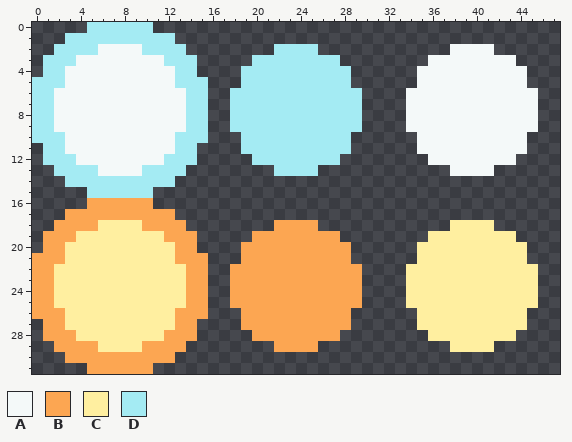
One commit to this pixel-art sprite: source/assets/textures/icon.png. This is how it looked before the edit.
The file is 48x32 pixels.
Palette (. is transparent): A #f4f9f9  B #fca652  C #ffefa0  D #a4ebf3
Pixels before, first column x 0:
 0 .....DDDDDD...................................
 1 ...DDDDDDDDDD.................................
 2 ..DDDDAAAADDDD........DDDD............AAAA....
 3 .DDDAAAAAAAADDD.....DDDDDDDD........AAAAAAAA..
 4 .DDAAAAAAAAAADD....DDDDDDDDDD......AAAAAAAAAA.
 5 DDDAAAAAAAAAADDD...DDDDDDDDDD......AAAAAAAAAA.
 6 DDAAAAAAAAAAAADD..DDDDDDDDDDDD....AAAAAAAAAAAA
 7 DDAAAAAAAAAAAADD..DDDDDDDDDDDD....AAAAAAAAAAAA
 8 DDAAAAAAAAAAAADD..DDDDDDDDDDDD....AAAAAAAAAAAA
 9 DDAAAAAAAAAAAADD..DDDDDDDDDDDD....AAAAAAAAAAAA
10 DDDAAAAAAAAAADDD...DDDDDDDDDD......AAAAAAAAAA.
11 .DDAAAAAAAAAADD....DDDDDDDDDD......AAAAAAAAAA.
12 .DDDAAAAAAAADDD.....DDDDDDDD........AAAAAAAA..
13 ..DDDDAAAADDDD........DDDD............AAAA....
14 ...DDDDDDDDDD.................................
15 .....DDDDDD...................................
16 .....BBBBBB...................................
17 ...BBBBBBBBBB.................................
18 ..BBBBCCCCBBBB........BBBB............CCCC....
19 .BBBCCCCCCCCBBB.....BBBBBBBB........CCCCCCCC..
20 .BBCCCCCCCCCCBB....BBBBBBBBBB......CCCCCCCCCC.
21 BBBCCCCCCCCCCBBB...BBBBBBBBBB......CCCCCCCCCC.
22 BBCCCCCCCCCCCCBB..BBBBBBBBBBBB....CCCCCCCCCCCC
23 BBCCCCCCCCCCCCBB..BBBBBBBBBBBB....CCCCCCCCCCCC
24 BBCCCCCCCCCCCCBB..BBBBBBBBBBBB....CCCCCCCCCCCC
25 BBCCCCCCCCCCCCBB..BBBBBBBBBBBB....CCCCCCCCCCCC
26 BBBCCCCCCCCCCBBB...BBBBBBBBBB......CCCCCCCCCC.
27 .BBCCCCCCCCCCBB....BBBBBBBBBB......CCCCCCCCCC.
28 .BBBCCCCCCCCBBB.....BBBBBBBB........CCCCCCCC..
29 ..BBBBCCCCBBBB........BBBB............CCCC....
30 ...BBBBBBBBBB.................................
31 .....BBBBBB...................................
The result:
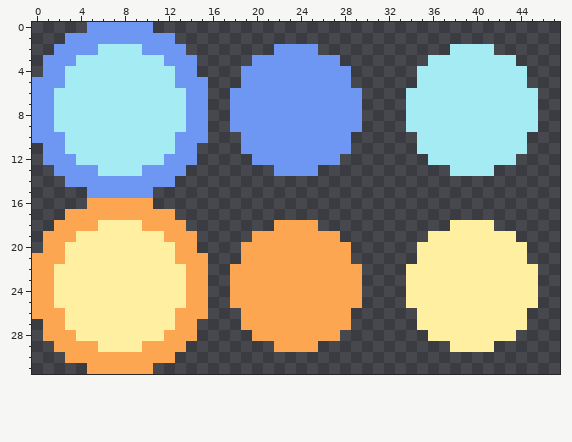
The commit says: Update particle colors
The edit:
colour A: #f4f9f9 -> #a4ebf3
colour D: #a4ebf3 -> #6e96f3
Changed places in both pictures, as pixel boxes (x1, y1, x2, y2):
changed: (32, 22, 362, 198)
changed: (406, 44, 538, 176)
